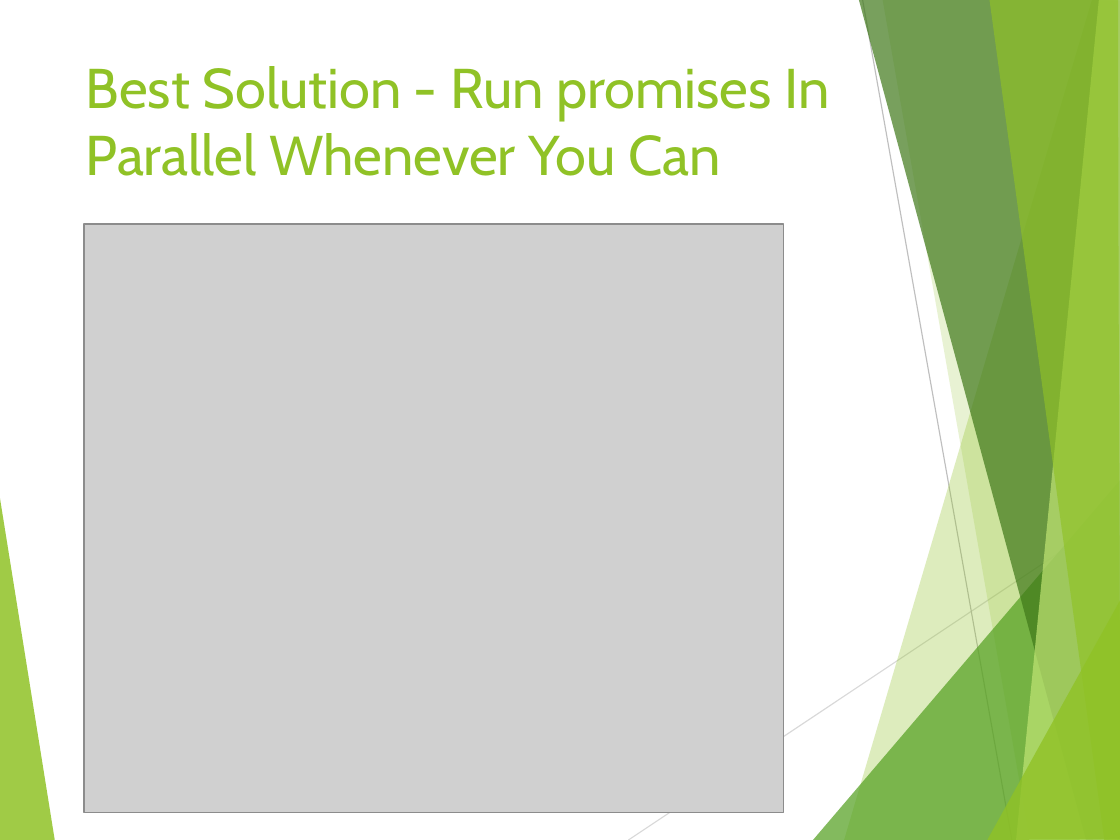
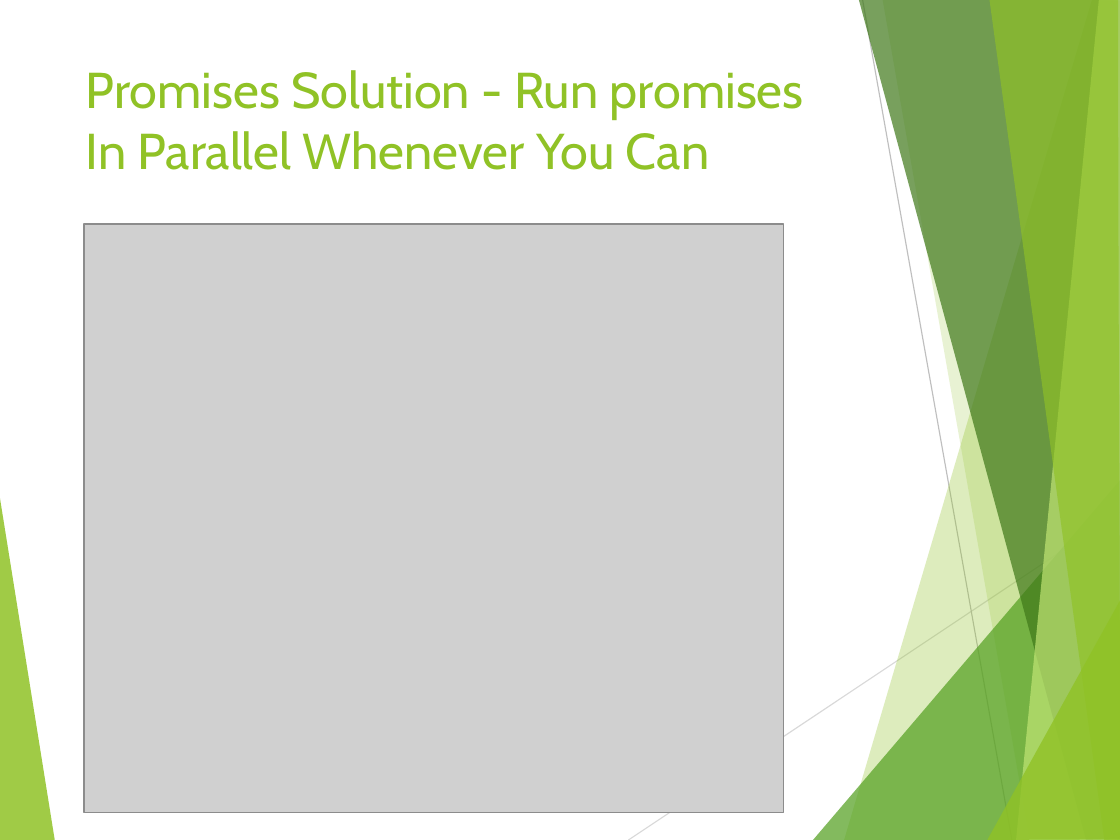
Before and after one commit to tamarstern/MyNodeJSCourse, a slide deck: slide 18 of day2/nodejs_performance/NodeJs_Performance.pptx. Drawn at 1120x840 pixels with LibreOffice and Linux fonts; fonts in the diff are those of the drawing; grey boxes stand for pictures. Boxes give left, top, right and bottom in pixels: in the first picture for what was removed or moved away, otherwise in the second. Text is boxed around its words. In the diff, an @@ line names an element or a change of style, - is before the commit and + after.

```diff
--- a/day2/nodejs_performance/NodeJs_Performance.pptx
+++ b/day2/nodejs_performance/NodeJs_Performance.pptx
@@ title at [86, 70, 804, 170]: text changed; size 36 to 32.4 pt @@
-Best Solution - Run promises In Parallel Whenever You Can
+Promises Solution - Run promises In Parallel Whenever You Can
```
Also in this commit, not shown: 2 other slides changed, 4 slides added, 5 other files.
